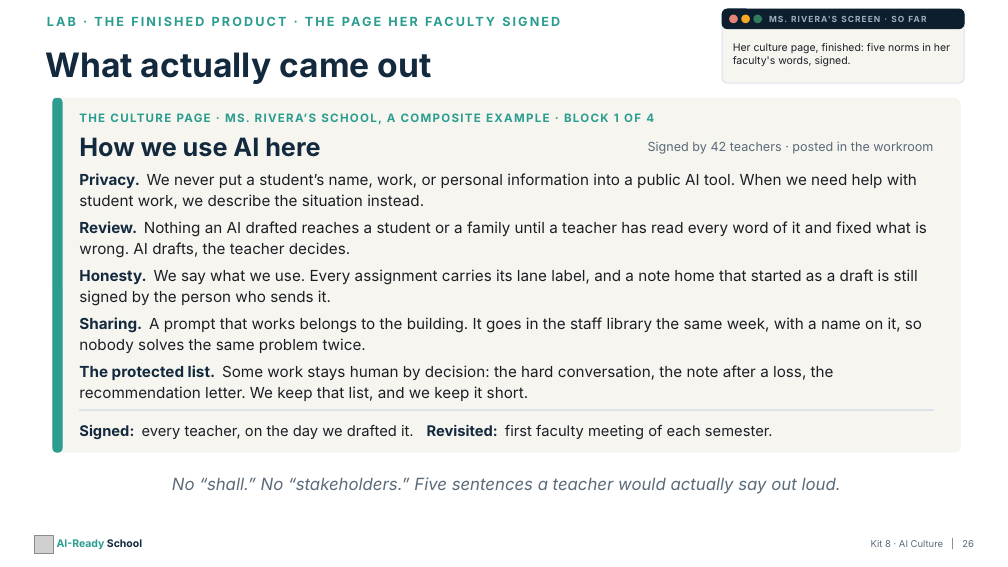
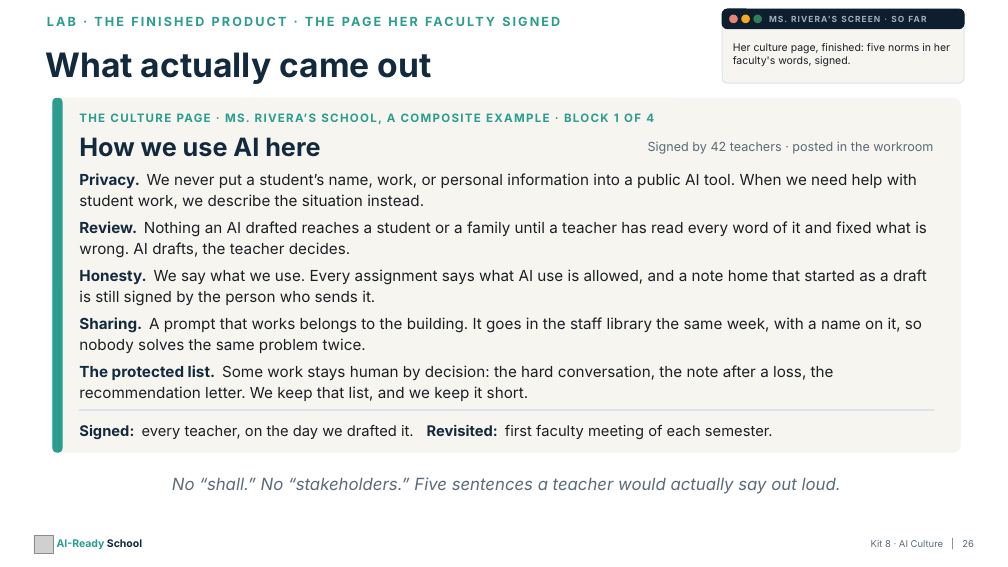
Before and after one commit to aspinozzi1/Ai-School-Ready, a slide deck: slide 26 of kits/kit08/Kit08_PresentationDeck.pptx. Drawn at 1008x567 pixels with LibreOffice and Linux fonts; fonts in the diff are those of the drawing; grey boxes stand for pictures. Boxes give left, top, right and bottom in pixels: in the first picture for what was removed or moved away, otherwise in the second. Text is boxed around its words. In the diff, an @@ line names an element or a change of style, - is before the commit and + after.

```diff
--- a/kits/kit08/Kit08_PresentationDeck.pptx
+++ b/kits/kit08/Kit08_PresentationDeck.pptx
@@ text at box(79, 269, 927, 305): text changed @@
-Honesty. We say what we use. Every assignment carries its lane label, and a note home that started as a draft is still signed by the person who sends it.
+Honesty. We say what we use. Every assignment says what AI use is allowed, and a note home that started as a draft is still signed by the person who sends it.
```
Also in this commit, not shown: 4 other slides changed, 6 other files.
